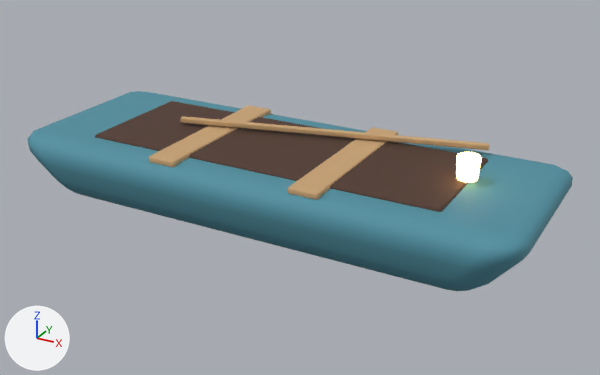
What one commit did to the glTF model models/terminal/boat.glb.
Before and after are seen from a 50 mm camera at (2.78, -4.82, 2.51) aimed at (0.13, 0.0, 0.1). Every picture has the same lights, and +X, +Y and +Z are marked at lower left. The picture after the commit comes second. Where no turn or scale is listed for an object, it has been applied to the vertices.

The first picture shows 'boat_lamp', 'hull', 'hull_inside', 'oar'.
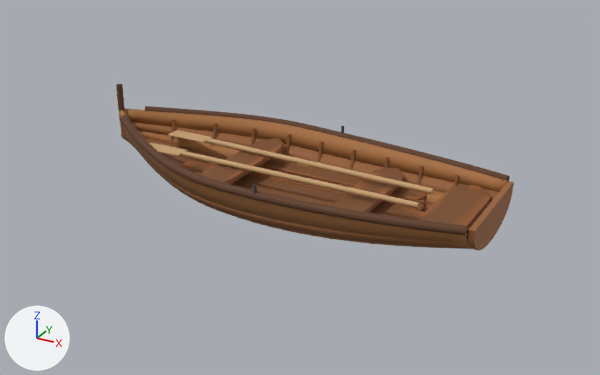
Where the change shows, as pixel boxes [x1, y1, x2, y2] in the pictures (600 x 375 px; the box of a moved part takes in the faces that stretch with it):
'hull', deleted (cyan)
    before: [27, 91, 573, 291]
'hull_inside', deleted (brown)
    before: [95, 101, 488, 212]
'strake', added (brown)
    after: [119, 108, 507, 249]
'floorboard', added (brown)
    after: [180, 138, 490, 230]
'oar', reshaped, moved, rescaled, turned
    before: [149, 106, 489, 200]
    after: [181, 138, 434, 208]
'strake.002', added
    after: [120, 122, 514, 250]
'rail', added
    after: [120, 106, 510, 236]
'boat_lamp', deleted (beige)
    before: [456, 152, 482, 183]
'rib', added (mostly hidden)
    after: [170, 119, 459, 247]
'oar_blade', added (brown)
    after: [149, 130, 211, 156]
'strake.006', added (mostly hidden)
    after: [121, 132, 483, 213]
'bow_post', added
    after: [116, 84, 124, 110]
'strake.008', added (mostly hidden)
    after: [121, 135, 478, 241]
'strake.010', added (mostly hidden)
    after: [122, 137, 471, 238]
'oarlock', added
    after: [253, 126, 344, 194]
part 1 of me_oar, added
    after: [181, 151, 419, 208]
part 2 of me_oar, moved or reshaped
    before: [180, 116, 489, 200]
    after: [206, 138, 434, 194]
part 3 of me_oar, deleted (brown)
    before: [149, 106, 271, 167]

Diff of the bpy script that builds the scene:
```diff
--- a/models/terminal/boat.glb.py
+++ b/models/terminal/boat.glb.py
@@ mat_c_8e5a32_vc @@
+mat_c_8e5a32_vc = bpy.data.materials.new('c_8e5a32_vc')
+# nodes: BsdfPrincipled, Mix, OutputMaterial, VertexColor
+# colours: brown #9d6438, mixed with the vertex colours
@@ me_oar @@
 # used by ob_oar; location = (0.256, 0.076, 0.41); rotation_euler = (0.0, 0.0, 0.244), in degrees (0, 0, 14); scale = (1.15, 1.15, 1.15)
-me_oar.from_pydata(...)  # 288 vertices, 564 faces; spans x -1.0..1.0, y -0.68..0.68, z -0.04..0.04
+me_oar.from_pydata(...)  # 264 vertices, 520 faces; spans x -1.0..1.0, y -0.19..0.19, z -0.03..0.03
+# me_oar part 1: a new loose piece of 132 vertices spanning x -1.0..1.0, y -0.19..-0.12, z -0.03..0.03, in mat_c_c9a374 (brown #c9a374)
+# me_oar part 2: 1 vertex moved within x -1.0, y 0.19, z 0.02; 189 vertices removed from x -1.0..1.0, y -0.68..0.45, z -0.04..0.04; 129 vertices added at x -1.0..1.0, y 0.12..0.19, z -0.03..0.03
+# me_oar part 3: 96 vertices removed from x -0.96..-0.51, y -0.45..0.68, z -0.04..0.0
 me_oar.materials.append(mat_c_c9a374)
@@ ob_boat_lamp @@
-ob_boat_lamp = bpy.data.objects.new('boat_lamp', me_boat_lamp)
@@ ob_hull @@
-ob_hull = bpy.data.objects.new('hull', me_hull)
@@ ob_hull_inside @@
-ob_hull_inside = bpy.data.objects.new('hull_inside', me_hull_inside)
@@ ob_oar @@
 ob_oar = bpy.data.objects.new('oar', me_oar)
-ob_oar.location = (0.256, 0.076, 0.41)
-ob_oar.rotation_euler = (0.0, 0.0, 0.244)  # degrees (0, 0, 14)
-ob_oar.scale = (1.15, 1.15, 1.15)
+ob_oar.location = (0.15, 0.0, 0.237)
+ob_oar.scale = (0.93, 0.93, 0.93)
@@ ob_strake_010 @@
+ob_strake_010 = bpy.data.objects.new('strake.010', me_strake_010)  # 188 vertices, 423 faces; spans x -1.5..1.5, y -0.14..0.14, z -0.17..0.17; in mat_c_6b4227 (brown #6b4227)
+ob_strake_010.location = (0.0, 0.0, 0.05)
@@ ob_strake_008 @@
+ob_strake_008 = bpy.data.objects.new('strake.008', me_strake_008)  # 216 vertices, 424 faces; spans x -1.5..1.5, y -0.28..0.28, z -0.17..0.17; in mat_c_7c4d2c (brown #7c4d2c)
+ob_strake_008.location = (0.0, 0.0, 0.057)
@@ ob_strake_006 @@
+ob_strake_006 = bpy.data.objects.new('strake.006', me_strake_006)  # 216 vertices, 424 faces; spans x -1.5..1.5, y -0.41..0.41, z -0.17..0.17; in mat_c_8e5a32 (brown #8e5a32)
+ob_strake_006.location = (0.0, 0.0, 0.082)
@@ ob_strake_002 @@
+ob_strake_002 = bpy.data.objects.new('strake.002', me_strake_002)  # 242 vertices, 472 faces; spans x -1.52..1.52, y -0.6..0.6, z -0.16..0.16; in mat_c_9a6338 (brown #9a6338)
+ob_strake_002.location = (0.025, 0.0, 0.189)
@@ ob_strake @@
+ob_strake = bpy.data.objects.new('strake', me_strake)  # 432 vertices, 848 faces; spans x -1.5..1.5, y -0.63..0.63, z -0.24..0.24; in mat_c_a9713f (brown #a9713f)
+ob_strake.location = (0.0, 0.0, 0.201)
@@ ob_rib @@
+ob_rib = bpy.data.objects.new('rib', me_rib)  # 10908 vertices, 21780 faces; spans x -1.15..1.15, y -0.59..0.59, z -0.24..0.24; in mat_c_8e5a32 (brown #8e5a32)
+ob_rib.location = (0.0, 0.0, 0.105)
@@ ob_rail @@
+ob_rail = bpy.data.objects.new('rail', me_rail)  # 4584 vertices, 9160 faces; spans x -1.44..1.44, y -0.67..0.67, z -0.1..0.1; in mat_c_5e3a22 (brown #5e3a22)
+ob_rail.location = (0.07, 0.0, 0.349)
@@ ob_oarlock @@
+ob_oarlock = bpy.data.objects.new('oarlock', me_oarlock)  # 32 vertices, 56 faces; spans x -0.012..0.012, y -0.655..0.655, z -0.04..0.04; in mat_c_3a3d44 (dark grey #3a3d44)
+ob_oarlock.location = (0.15, 0.0, 0.335)
@@ ob_oar_blade @@
+ob_oar_blade = bpy.data.objects.new('oar_blade', me_oar_blade)  # 160 vertices, 312 faces; spans x -0.172..0.17, y -0.223..0.228, z -0.008..0.008; in mat_c_c9a374 (brown #c9a374)
+ob_oar_blade.location = (-0.949, -0.003, 0.252)
@@ ob_floorboard @@
+ob_floorboard = bpy.data.objects.new('floorboard', me_floorboard)  # 11319 vertices, 22735 faces; spans x -1.18..1.18, y -0.54..0.54, z -0.08..0.08
+ob_floorboard.location = (0.266, 0.0, 0.138)
@@ ob_bow_post @@
+ob_bow_post = bpy.data.objects.new('bow_post', me_bow_post)  # 192 vertices, 380 faces; spans x -0.024..0.024, y -0.024..0.024, z -0.11..0.11; in mat_c_5e3a22 (brown #5e3a22)
+ob_bow_post.location = (-1.48, 0.0, 0.53)
```
